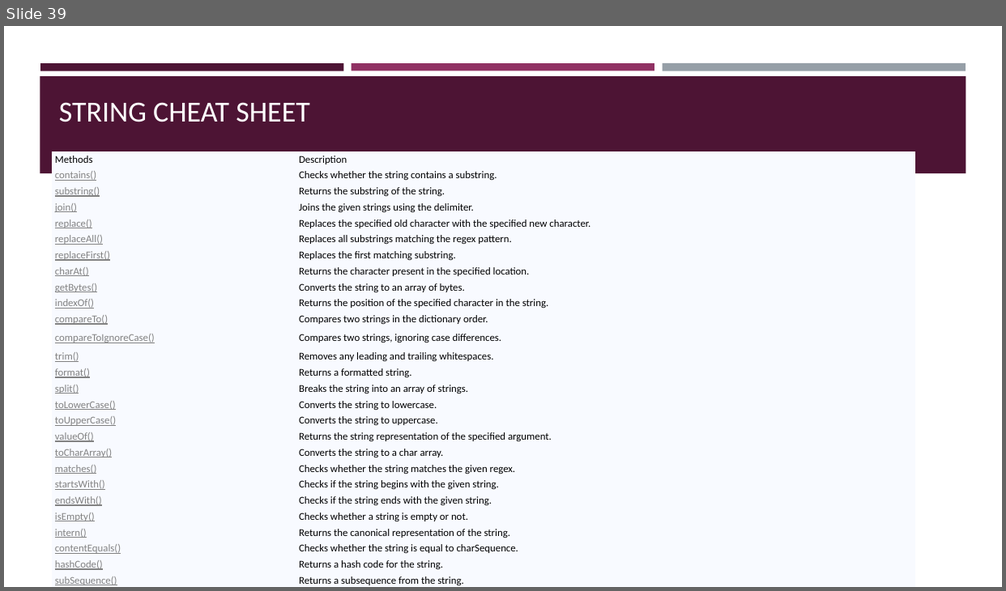
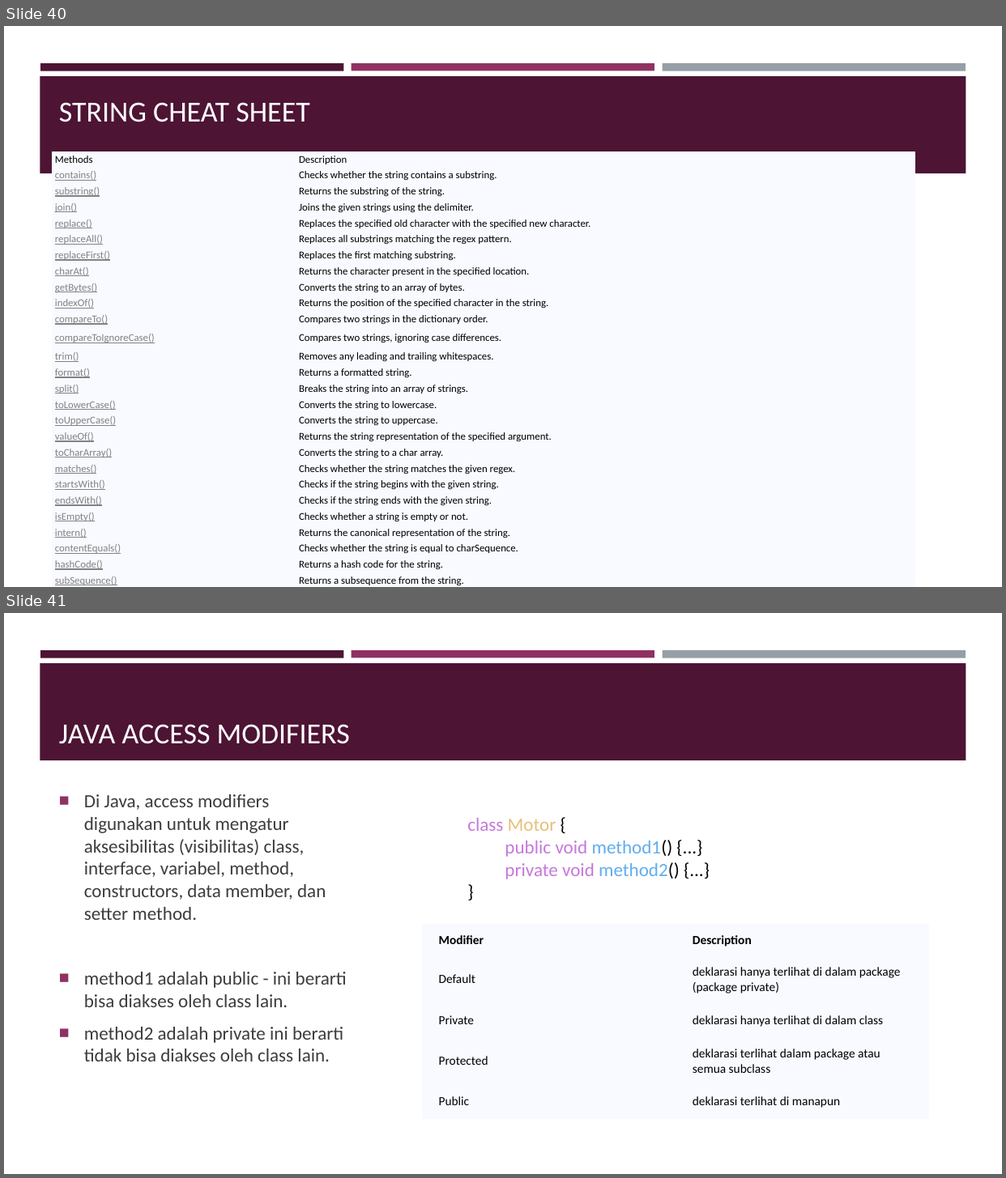
Before and after one commit to ahmadcahyana/bootcamp_java_fundamental, a slide deck: Bootcamp.pptx. Shown one above the other, each under a label of ours: slide 39 before the commit, slides 40 and 41 after it. The pictures are 1006x591 and 1006x1178 pixels, drawn with LibreOffice and Linux fonts; fonts in the diff are those of the drawing. Boxes give left, top, right and bottom in pixels: in the first picture for what was removed or moved away, otherwise in the second. Text is boxed around its words. In the diff, an @@ line names an element or a change of style, - is before the commit and + after.

```diff
--- a/Bootcamp.pptx
+++ b/Bootcamp.pptx
@@ slide 41 added at (4, 613, 1002, 1174), background #FFFFFF; not listed: 4 template elements that a slide beside it also shows @@
@@ title added at (59, 724, 350, 744), 28 pt, text #FFFFFF @@
+JAVA ACCESS MODIFIERS
@@ text added at (84, 794, 347, 1062), 18 pt, text #3D3D3D @@
+■ Di Java, access modifiers digunakan untuk mengatur aksesibilitas (visibilitas) class, interface, variabel, method, constructors, data member, dan setter method.
+■ method1 adalah public - ini berarti bisa diakses oleh class lain.
+■ method2 adalah private ini berarti tidak bisa diakses oleh class lain.
@@ text added at (467, 818, 680, 879), 18 pt, text #C678DD @@
+class Motor {
+public void method1() {...}
+private void method2() {...}
+}
@@ table added at (422, 924, 929, 1120), 5 rows, 2 columns @@
+Modifier | Description
+Default | deklarasi hanya terlihat di dalam package (package private)
+Private | deklarasi hanya terlihat di dalam class
+Protected | deklarasi terlihat dalam package atau semua subclass
+Public | deklarasi terlihat di manapun
@@ what was slide 39 is now slide 40 @@
```
Also in this commit, not shown: 5 other slides added, 1 other file.
